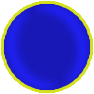
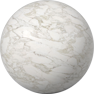
Layered file, before and after one edit (w=94, h=94). Changes by layer:
added layer "Layer 1" above "Layer 10 copy" over [0, 0, 94, 94]
